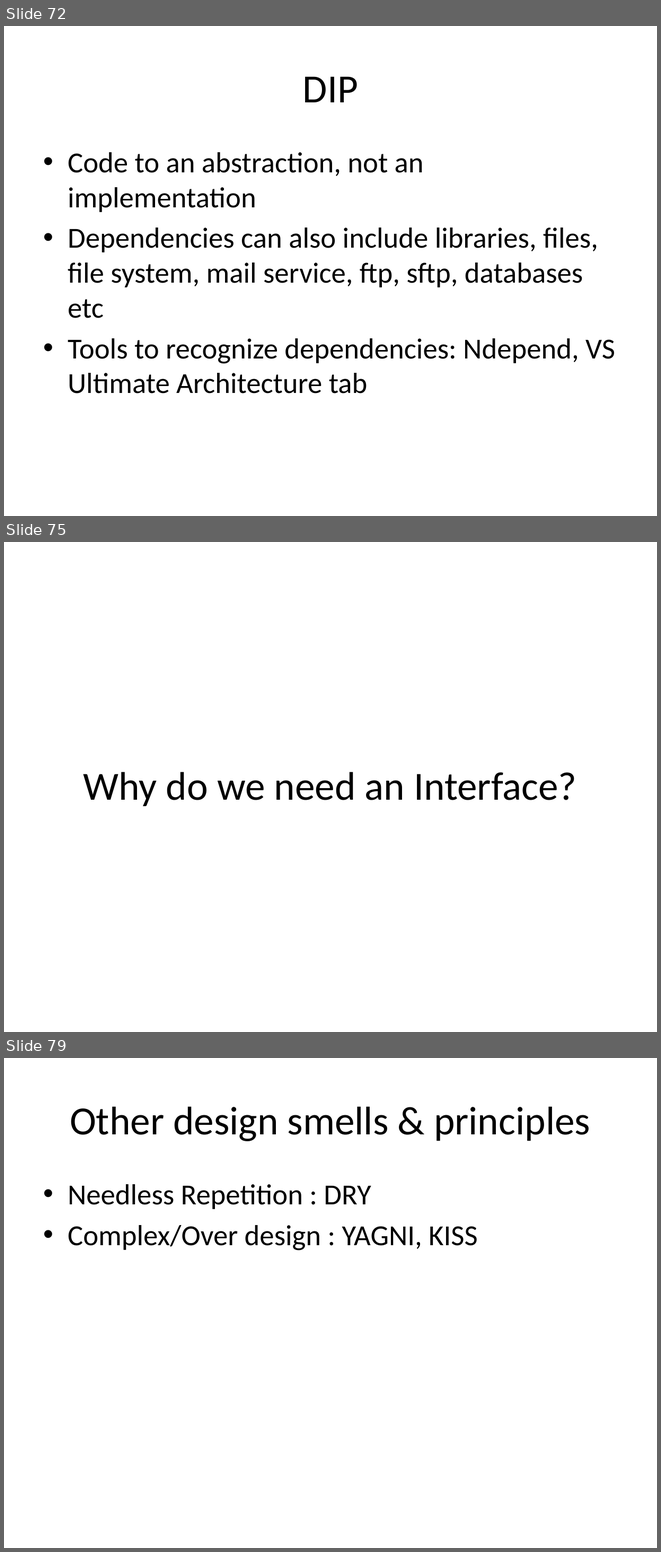
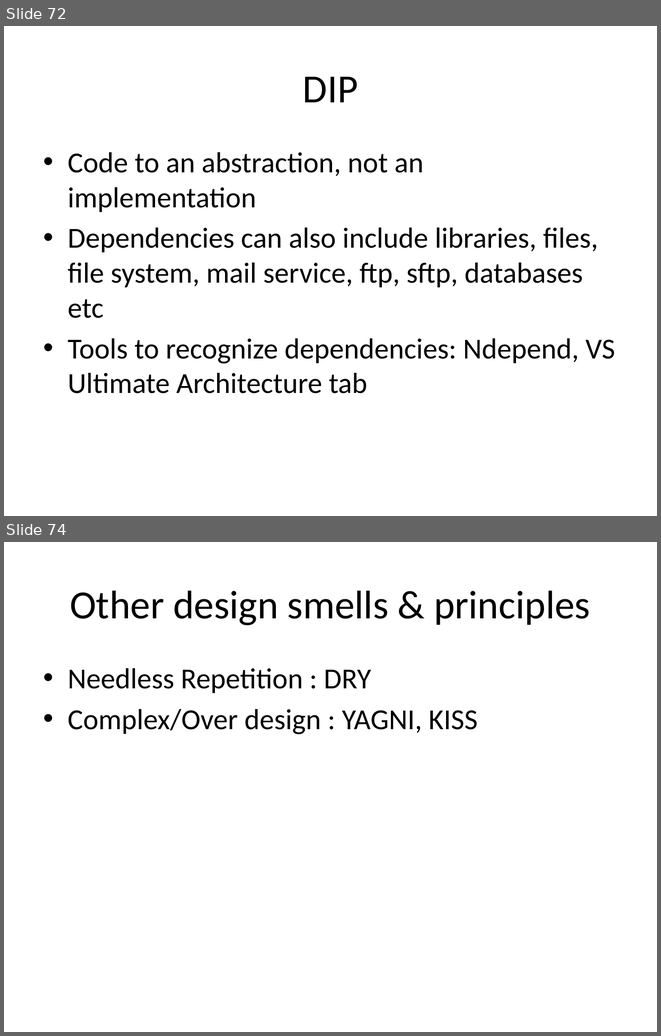
Before and after one commit to Mohamedsaied8/EmbeddedCppDiploma, a slide deck: cpp/slides/session10/SOLID Principles of OOD v2.pptx. Shown one above the other, each under a label of ours: slides 72, 75 and 79 before the commit, slides 72 and 74 after it; the slides between them are not shown. The pictures are 661x1552 and 661x1036 pixels, drawn with LibreOffice and Linux fonts; fonts in the diff are those of the drawing. Boxes give left, top, right and bottom in pixels: in the first picture for what was removed or moved away, otherwise in the second. Text is boxed around its words. In the diff, an @@ line names an element or a change of style, - is before the commit and + after.

```diff
--- a/cpp/slides/session10/SOLID Principles of OOD v2.pptx
+++ b/cpp/slides/session10/SOLID Principles of OOD v2.pptx
@@ slide 75 removed at box(4, 542, 657, 1032), background #FFFFFF @@
@@ title removed at box(84, 771, 577, 806) @@
-Why do we need an Interface?
@@ what was slide 79 is now slide 74 @@
```
Also in this commit, not shown: 6 other slides removed, 2 other files.
